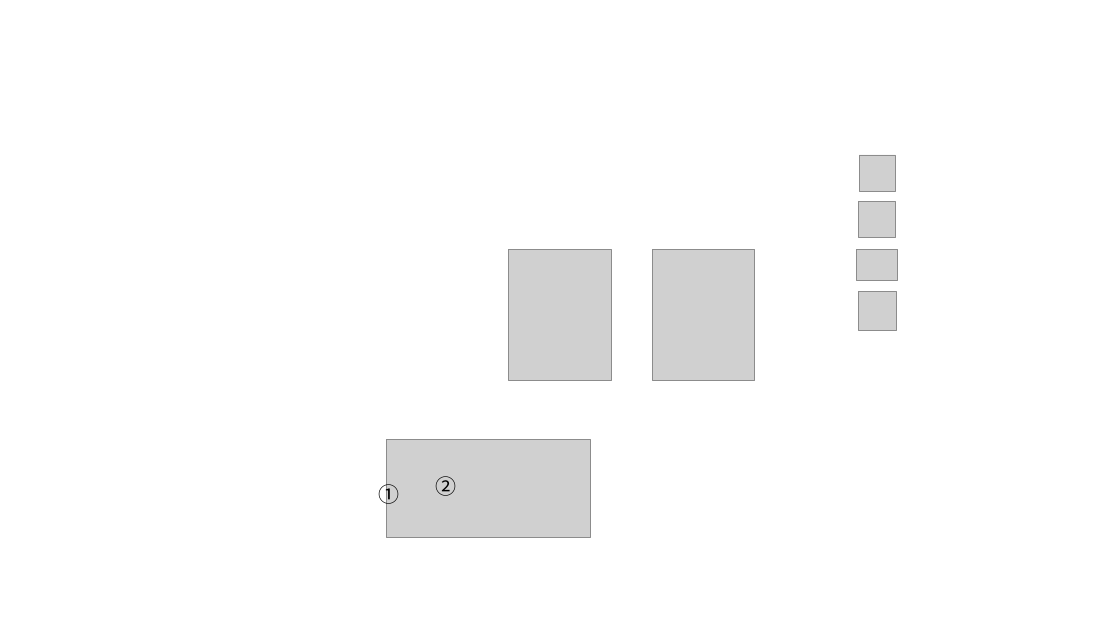
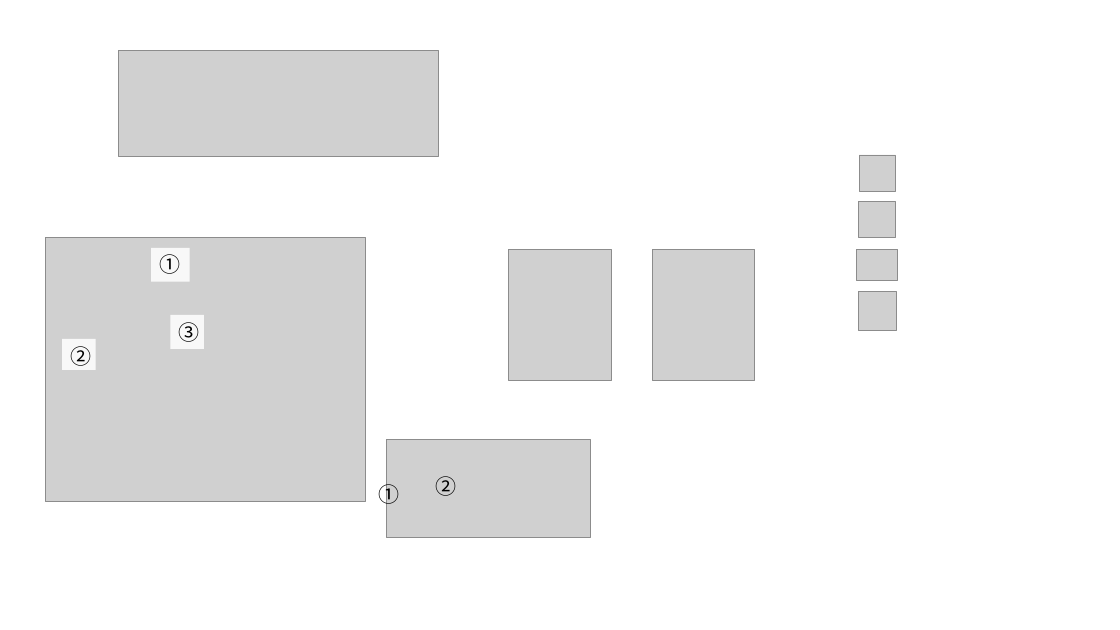
Before and after one commit to KeisukeSugita/Seat-monitoring-system, a slide deck: slide 9 of doc/図/図原本.pptx. Drawn at 1120x630 pixels with LibreOffice and Linux fonts; fonts in the diff are those of the drawing; grey boxes stand for pictures; background and template pictures are left out. Boxes give left, top, right and bottom in pixels: in the first picture for what was removed or moved away, otherwise in the second. Text is boxed around its words. In the diff, an @@ line names an element or a change of style, - is before the commit and + after.

Commit message:
追加機能の画面図を作成

```diff
--- a/doc/図/図原本.pptx
+++ b/doc/図/図原本.pptx
@@ picture added at box(118, 50, 439, 156) @@
@@ picture added at box(45, 238, 365, 502) @@
@@ rectangle added at box(151, 248, 190, 281), fill #F8F8F8, 18 pt, text #000000 @@
+①
@@ rectangle added at box(171, 315, 204, 349), fill #F8F8F8, 18 pt, text #000000 @@
+③
@@ rectangle added at box(62, 339, 96, 371), fill #F8F8F8, 18 pt, text #000000 @@
+②
```
